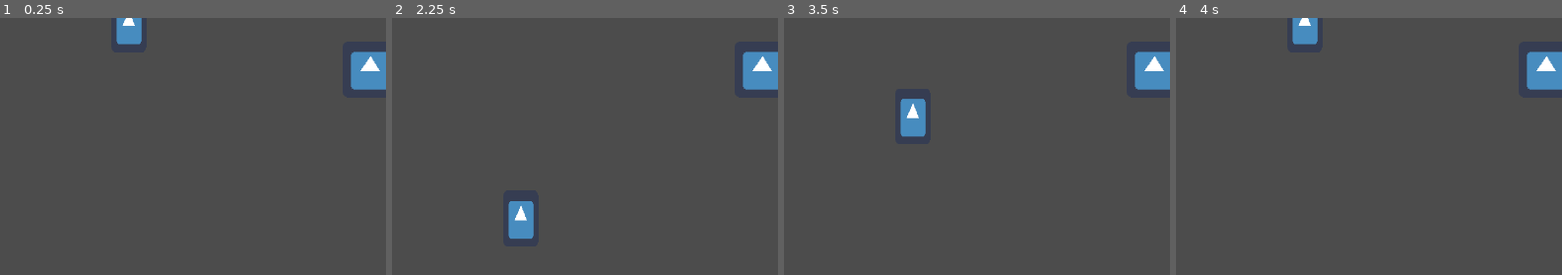
Above: before the commit, frames 1-4 (left to right).
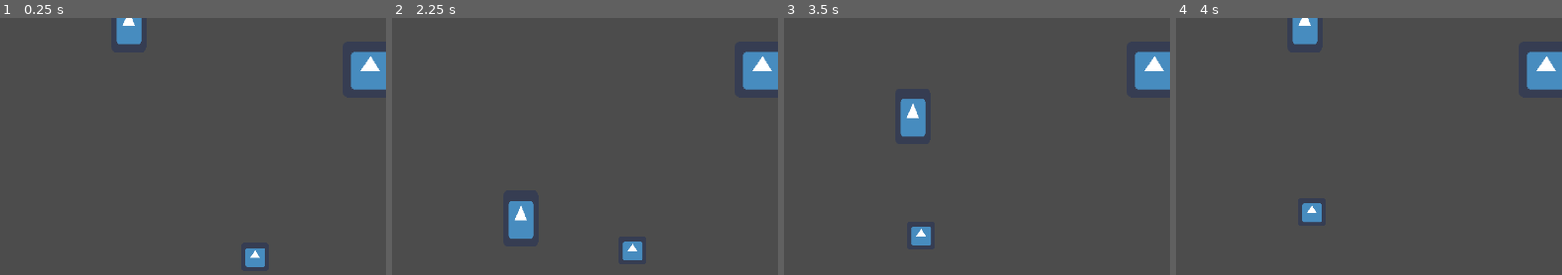
Above: after the commit, the same moments.

Repository: guimafelipe/recycle
Game: Godot game, scene res://Scenes/Teste.tscn
The game is run twice, just before and just after one commit, with the same random seed, the same clock (stepped at 60 frames per second) and the same inputs. The engine's default icon, where the game draws it, is replaced by a stand-in: a white triangle on a blue panel in a dark square.
Inputs (mouse positions are % of the whole screen's width and height, from its top left):
- Up to frame 1 (0.25 s): no input
- Up to frame 2 (2.25 s): tap Enter (ui_accept) at 0.5, 0.77, 1.25, 1.52 s; move the mouse to (73, 45) at 0.52 s; hold Right (ui_right) 0.53-1.28 s; hold E (interact) 0.53-1.28 s; move the mouse to (30, 55) at 1.27 s; hold S (move_down) 1.28-2.03 s; tap E (interact) at 1.35 s; move the mouse to (61, 28) at 2.02 s; hold Right (ui_right) from 2.03 s (still down); hold E (interact) from 2.03 s (still down)
- Up to frame 3 (3.5 s): move the mouse to (45, 71) at 2.77 s; release Right (ui_right) at 2.78 s; release E (interact) at 2.78 s; hold W (move_up) from 2.78 s (still down); tap E (interact) at 2.85 s; tap Enter (ui_accept) at 3.02 s
- Up to frame 4 (4 s): move the mouse to (81, 66) at 3.52 s; release W (move_up) at 3.53 s; hold Left (ui_left) from 3.53 s (still down); hold E (interact) from 3.53 s (still down); tap Enter (ui_accept) at 3.77 s
The pictures show only the part of the screen within x 32-82%, y 49-99%; the shares and areas given below are measured in that part.

The runs differ from the first frame. In frame 1, 0.4% of the frame differs, in the area x 63-69%, y 89-97%; in frame 2, 0.4%; in frame 3, 0.4%; in frame 4, 0.4%, in the area x 32-38%, y 72-80%.

Commit message:
adding tatu

Diff:
--- /dev/null
+++ b/Scenes/Inimigos/Inimigo.tscn
@@ -0,0 +1,76 @@
+[gd_scene load_steps=7 format=2]
+
+[sub_resource type="GDScript" id=6]
+script/source = "extends KinematicBody2D
+class_name Inimigo
+
+export(int) var max_hp = 20
+export(int) var hp = 20
+export(Script) var behaviour setget set_behaviour
+
+
+enum State {
+	IDLE,
+	ANDANDO,
+	ATACANDO,
+	IMOBILIZADO,
+	MORTO
+}
+
+
+func set_behaviour(behaviour : Script):
+	$Behaviour.set_script(behaviour)
+
+
+func take_damage(val : int) -> void:
+	hp -= val
+	hp = max(0, hp)
+
+"
+
+[sub_resource type="CapsuleShape2D" id=1]
+radius = 15.0
+
+[sub_resource type="CircleShape2D" id=2]
+radius = 214.127
+
+[sub_resource type="CircleShape2D" id=3]
+radius = 36.5763
+
+[sub_resource type="CircleShape2D" id=4]
+radius = 135.811
+
+[sub_resource type="CircleShape2D" id=5]
+radius = 268.828
+
+[node name="Inimigo" type="KinematicBody2D" groups=[
+"Inimigos",
+]]
+script = SubResource( 6 )
+
+[node name="CollisionShape2D" type="CollisionShape2D" parent="."]
+shape = SubResource( 1 )
+
+[node name="Sprite" type="Sprite" parent="."]
+
+[node name="RangeVisao" type="Area2D" parent="."]
+
+[node name="CollisionShape2D" type="CollisionShape2D" parent="RangeVisao"]
+shape = SubResource( 2 )
+
+[node name="RangeMelee" type="Area2D" parent="."]
+
+[node name="CollisionShape2D" type="CollisionShape2D" parent="RangeMelee"]
+shape = SubResource( 3 )
+
+[node name="RangeRanged" type="Area2D" parent="."]
+
+[node name="CollisionShape2D" type="CollisionShape2D" parent="RangeRanged"]
+shape = SubResource( 4 )
+
+[node name="RangeDesistencia" type="Area2D" parent="."]
+
+[node name="CollisionShape2D" type="CollisionShape2D" parent="RangeDesistencia"]
+shape = SubResource( 5 )
+
+[node name="Behaviour" type="Node" parent="."]
--- /dev/null
+++ b/Scenes/Inimigos/Tatu.gd
@@ -0,0 +1,104 @@
+extends Area2D
+
+enum States{
+	IDLE,
+	SEGUINDO,
+	ATACANDO,
+	MORTO
+}
+
+export(int) var hp = 10
+export(int) var max_hp = 20
+
+export(int) var speed = 100
+export(int) var ataque_speed = 300
+
+export(int) var range_ataque = 70
+export(int) var range_visao = 150
+
+export(float) var cooldown_ataque = 3.0
+
+var alvo : Vector2
+var velocity := Vector2(0,0)
+var state = States.IDLE
+var player : Amdre
+
+func _ready():
+	$Visao/CollisionShape2D.shape.radius = range_visao
+	$Ataque/CollisionShape2D.shape.radius = range_ataque
+
+
+func _physics_process(delta : float):
+	if state == States.IDLE:
+		idle()
+	elif state == States.SEGUINDO:
+		seguindo(delta)
+	elif state == States.ATACANDO:
+		atacando(delta)
+	elif state == States.MORTO:
+		morto()
+
+
+func idle():
+	pass
+
+
+func seguindo(delta : float):
+	velocity = global_position.direction_to(player.global_position).normalized()*speed
+	#move_and_slide(velocity)
+	translate(velocity*delta)
+
+
+func atacando(delta : float):
+	velocity = global_position.direction_to(alvo)*ataque_speed
+	translate(velocity*delta)
+	if global_position.distance_to(alvo) < 10:
+		state = States.IDLE
+		yield(get_tree().create_timer(cooldown_ataque),"timeout")
+		if not player:
+			state = States.IDLE
+		elif $Ataque.overlaps_body(player):
+			alvo = player.global_position
+			state = States.ATACANDO
+		elif $Visao.overlaps_body(player):
+			state = States.SEGUINDO
+
+
+func morto():
+	pass
+
+
+func _on_Visao_body_entered(body : Amdre):
+	if not body:
+		return
+	if state == States.ATACANDO:
+		return
+	player = body
+	state = States.SEGUINDO
+
+
+func _on_Visao_body_exited(body : Amdre):
+	if not body:
+		return
+	player = null
+	if state == States.ATACANDO:
+		return
+	state = States.IDLE
+
+
+func _on_Ataque_body_entered(body : Amdre):
+	if not body:
+		return
+	if state == States.ATACANDO:
+		return
+	if state == States.SEGUINDO:
+		alvo = body.global_position
+		state = States.ATACANDO
+
+
+func _on_Ataque_body_exited(body : Amdre):
+	if not body:
+		return
+	if state == States.ATACANDO:
+		return
+	state = States.SEGUINDO
--- /dev/null
+++ b/Scenes/Inimigos/Tatu.tscn
@@ -0,0 +1,38 @@
+[gd_scene load_steps=6 format=2]
+
+[ext_resource path="res://Scenes/Inimigos/Tatu.gd" type="Script" id=1]
+[ext_resource path="res://icon.png" type="Texture" id=2]
+
+[sub_resource type="CircleShape2D" id=1]
+radius = 22.7352
+
+[sub_resource type="CircleShape2D" id=2]
+radius = 133.25
+
+[sub_resource type="CircleShape2D" id=3]
+radius = 62.1357
+
+[node name="Tatu" type="Area2D"]
+script = ExtResource( 1 )
+
+[node name="CollisionShape2D" type="CollisionShape2D" parent="."]
+shape = SubResource( 1 )
+
+[node name="Sprite" type="Sprite" parent="."]
+scale = Vector2( 0.5, 0.5 )
+texture = ExtResource( 2 )
+
+[node name="Visao" type="Area2D" parent="."]
+
+[node name="CollisionShape2D" type="CollisionShape2D" parent="Visao"]
+shape = SubResource( 2 )
+
+[node name="Ataque" type="Area2D" parent="."]
+
+[node name="CollisionShape2D" type="CollisionShape2D" parent="Ataque"]
+shape = SubResource( 3 )
+
+[connection signal="body_entered" from="Visao" to="." method="_on_Visao_body_entered"]
+[connection signal="body_exited" from="Visao" to="." method="_on_Visao_body_exited"]
+[connection signal="body_entered" from="Ataque" to="." method="_on_Ataque_body_entered"]
+[connection signal="body_exited" from="Ataque" to="." method="_on_Ataque_body_exited"]
--- a/Scenes/MainUI/MainUI.tscn
+++ b/Scenes/MainUI/MainUI.tscn
@@ -14,6 +14,7 @@
 [node name="Margin" type="Control" parent="."]
 anchor_right = 1.0
 anchor_bottom = 1.0
+mouse_filter = 2
 __meta__ = {
 "_edit_use_anchors_": false
 }
--- a/Scenes/Maquina/Maquina.tscn
+++ b/Scenes/Maquina/Maquina.tscn
@@ -29,6 +29,7 @@
 visible = false
 anchor_right = 1.0
 anchor_bottom = 1.0
+mouse_filter = 2
 custom_constants/margin_right = 30
 custom_constants/margin_top = 30
 custom_constants/margin_left = 30
@@ -45,6 +46,7 @@
 margin_top = 30.0
 margin_right = 870.0
 margin_bottom = 570.0
+mouse_filter = 1
 use_hidden_tabs_for_min_size = true
 script = ExtResource( 9 )
 player_state = ExtResource( 3 )
@@ -56,6 +58,7 @@
 margin_top = 32.0
 margin_right = -4.0
 margin_bottom = -4.0
+mouse_filter = 1
 follow_focus = true
 
 [node name="Lista" type="VBoxContainer" parent="UI/UIMaquina/TabContainer/Craft"]
@@ -81,13 +84,13 @@
 item = ExtResource( 7 )
 
 [node name="Recycle" type="ScrollContainer" parent="UI/UIMaquina/TabContainer"]
-visible = false
 anchor_right = 1.0
 anchor_bottom = 1.0
 margin_left = 4.0
 margin_top = 32.0
 margin_right = -4.0
 margin_bottom = -4.0
+mouse_filter = 1
 follow_focus = true
 
 [node name="Lista" type="VBoxContainer" parent="UI/UIMaquina/TabContainer/Recycle"]
--- a/Scenes/Maquina/TabContainer.gd
+++ b/Scenes/Maquina/TabContainer.gd
@@ -7,4 +7,5 @@
 		if event.is_action_pressed("ui_left") or event.is_action_pressed("ui_right"):
 			current_tab = (current_tab + 1) % 2
 			var curr = get_current_tab_control() as ScrollContainer
-			curr.get_child(0).get_child(0).grab_focus()
+			if curr.get_child(0).get_child_count() > 0:
+				curr.get_child(0).get_child(0).grab_focus()
--- a/Scenes/Teste.tscn
+++ b/Scenes/Teste.tscn
@@ -6,6 +6,7 @@
 [ext_resource path="res://Scenes/MainUI/MainUI.tscn" type="PackedScene" id=4]
 [ext_resource path="res://Scenes/DialogUI/DialogUI.tscn" type="PackedScene" id=5]
 [ext_resource path="res://testeThings/TesteDialog.tscn" type="PackedScene" id=6]
+[ext_resource path="res://Scenes/Inimigos/Tatu.tscn" type="PackedScene" id=7]
 
 [node name="Teste" type="Node2D"]
 
@@ -31,3 +32,6 @@
 [node name="DialogUI" parent="." instance=ExtResource( 5 )]
 
 [node name="TesteDialog" parent="." instance=ExtResource( 6 )]
+
+[node name="Tatu" parent="." instance=ExtResource( 7 )]
+position = Vector2( 577.814, 563.527 )
--- a/Singletons/PlayerState.tres
+++ b/Singletons/PlayerState.tres
@@ -5,17 +5,17 @@
 [resource]
 script = ExtResource( 1 )
 items_disponiveis = {
+Resource( "res://Items/SapatosDeCorrida.tres" ): false,
+Resource( "res://Items/Baldinho.tres" ): false,
+Resource( "res://Items/Mapa.tres" ): false,
+Resource( "res://Items/Bussola.tres" ): false,
+Resource( "res://Items/PegadorDeFrutas.tres" ): false,
 Resource( "res://Items/EspadaDoReiDesnutrido.tres" ): false,
+Resource( "res://Items/Manopla.tres" ): false,
+Resource( "res://Items/RedeDeArremesso.tres" ): false,
+Resource( "res://Items/Ponte.tres" ): false,
 Resource( "res://Items/Estilingue.tres" ): false,
-Resource( "res://Items/PegadorDeFrutas.tres" ): false,
-Resource( "res://Items/Bussola.tres" ): false,
-Resource( "res://Items/Mapa.tres" ): false,
-Resource( "res://Items/Oculos.tres" ): true,
-Resource( "res://Items/Baldinho.tres" ): false,
-Resource( "res://Items/SapatosDeCorrida.tres" ): false,
-Resource( "res://Items/Manopla.tres" ): false,
-Resource( "res://Items/Ponte.tres" ): false,
-Resource( "res://Items/RedeDeArremesso.tres" ): false
+Resource( "res://Items/Oculos.tres" ): true
 }
 hp = 80
 max_hp = 100
--- a/project.godot
+++ b/project.godot
@@ -79,6 +79,34 @@
 
 [input]
 
+ui_left={
+"deadzone": 0.5,
+"events": [ Object(InputEventKey,"resource_local_to_scene":false,"resource_name":"","device":0,"alt":false,"shift":false,"control":false,"meta":false,"command":false,"pressed":false,"scancode":16777231,"unicode":0,"echo":false,"script":null)
+, Object(InputEventJoypadButton,"resource_local_to_scene":false,"resource_name":"","device":0,"button_index":14,"pressure":0.0,"pressed":false,"script":null)
+, Object(InputEventKey,"resource_local_to_scene":false,"resource_name":"","device":0,"alt":false,"shift":false,"control":false,"meta":false,"command":false,"pressed":false,"scancode":65,"unicode":0,"echo":false,"script":null)
+ ]
+}
+ui_right={
+"deadzone": 0.5,
+"events": [ Object(InputEventKey,"resource_local_to_scene":false,"resource_name":"","device":0,"alt":false,"shift":false,"control":false,"meta":false,"command":false,"pressed":false,"scancode":16777233,"unicode":0,"echo":false,"script":null)
+, Object(InputEventJoypadButton,"resource_local_to_scene":false,"resource_name":"","device":0,"button_index":15,"pressure":0.0,"pressed":false,"script":null)
+, Object(InputEventKey,"resource_local_to_scene":false,"resource_name":"","device":0,"alt":false,"shift":false,"control":false,"meta":false,"command":false,"pressed":false,"scancode":68,"unicode":0,"echo":false,"script":null)
+ ]
+}
+ui_up={
+"deadzone": 0.5,
+"events": [ Object(InputEventKey,"resource_local_to_scene":false,"resource_name":"","device":0,"alt":false,"shift":false,"control":false,"meta":false,"command":false,"pressed":false,"scancode":16777232,"unicode":0,"echo":false,"script":null)
+, Object(InputEventJoypadButton,"resource_local_to_scene":false,"resource_name":"","device":0,"button_index":12,"pressure":0.0,"pressed":false,"script":null)
+, Object(InputEventKey,"resource_local_to_scene":false,"resource_name":"","device":0,"alt":false,"shift":false,"control":false,"meta":false,"command":false,"pressed":false,"scancode":87,"unicode":0,"echo":false,"script":null)
+ ]
+}
+ui_down={
+"deadzone": 0.5,
+"events": [ Object(InputEventKey,"resource_local_to_scene":false,"resource_name":"","device":0,"alt":false,"shift":false,"control":false,"meta":false,"command":false,"pressed":false,"scancode":16777234,"unicode":0,"echo":false,"script":null)
+, Object(InputEventJoypadButton,"resource_local_to_scene":false,"resource_name":"","device":0,"button_index":13,"pressure":0.0,"pressed":false,"script":null)
+, Object(InputEventKey,"resource_local_to_scene":false,"resource_name":"","device":0,"alt":false,"shift":false,"control":false,"meta":false,"command":false,"pressed":false,"scancode":83,"unicode":0,"echo":false,"script":null)
+ ]
+}
 move_right={
 "deadzone": 0.5,
 "events": [ Object(InputEventKey,"resource_local_to_scene":false,"resource_name":"","device":0,"alt":false,"shift":false,"control":false,"meta":false,"command":false,"pressed":false,"scancode":68,"unicode":0,"echo":false,"script":null)
Not shown: 1 places in Scenes/Teste.tscn that only renumber resources
